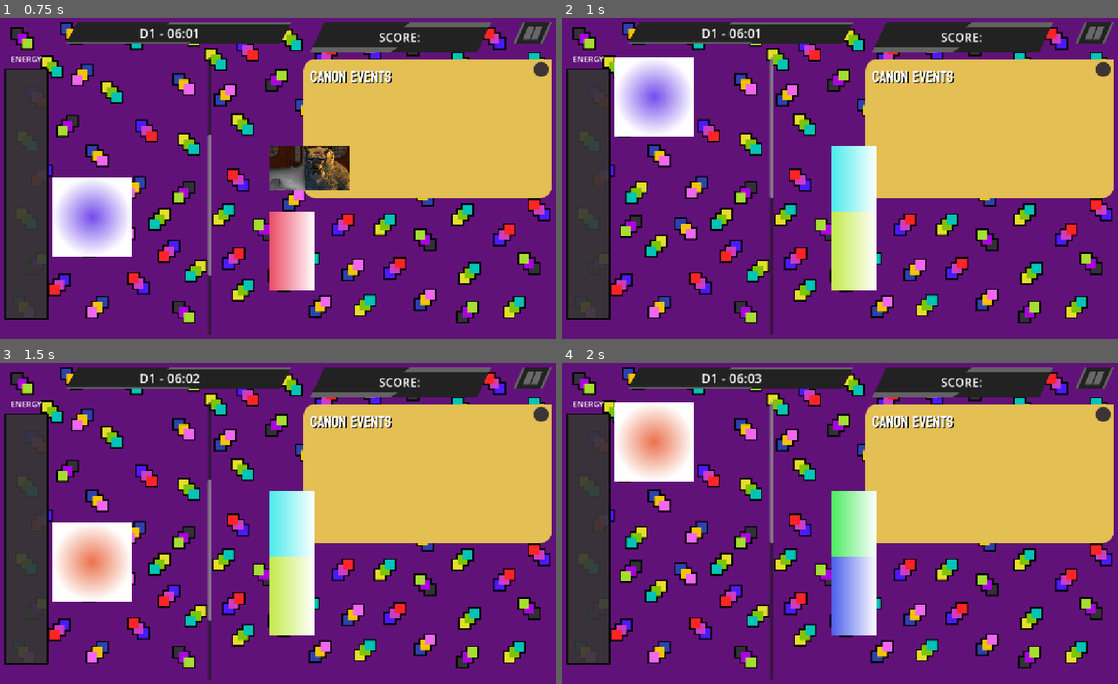
Above: before the commit, frames 1-4 (two rows, left to right).
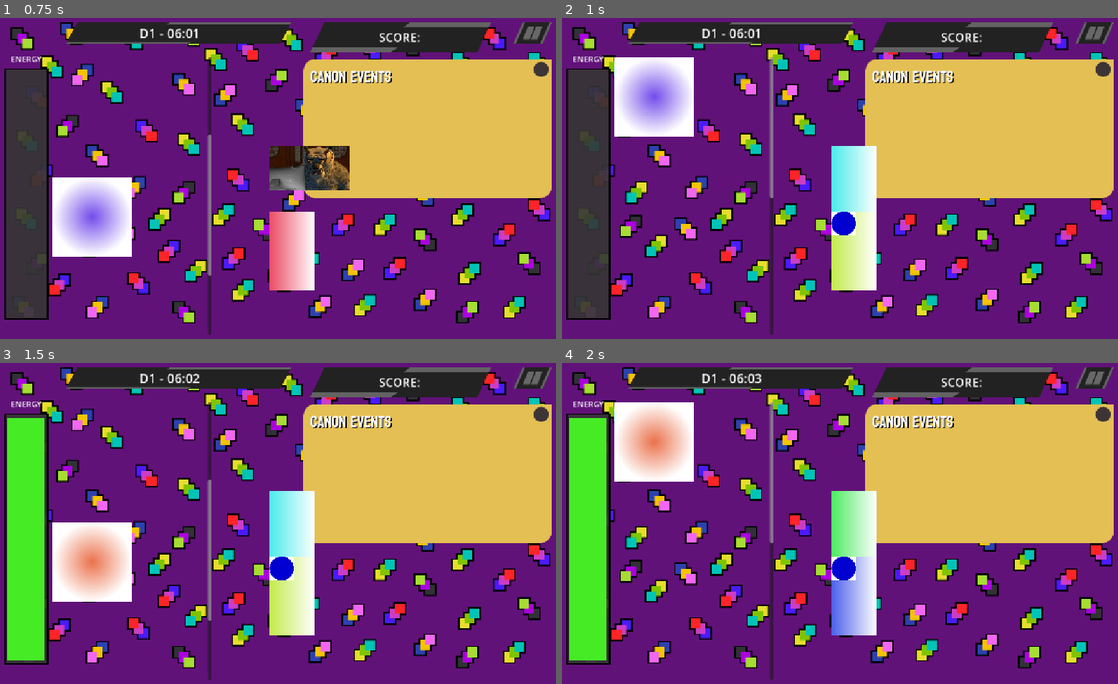
Above: after the commit, the same moments.

Repository: shi-reker/ScrollMaxxer
Game: Godot game, scene res://Scenes/main.tscn
Two runs of this game, one before a commit and one after it. Both use one fixed random seed, a clock stepped at 60 frames per second and the inputs below. The engine's default icon, where the game draws it, is replaced by a stand-in: a white triangle on a blue panel in a dark square.
Inputs (mouse positions are in pixels of both pictures, inside the frame that each line leads up to):
- Up to frame 1 (0.75 s): click (278, 146) at 0.5 s
- Up to frame 2 (1 s): no input
- Up to frame 3 (1.5 s): click (278, 555) at 1.25 s
- Up to frame 4 (2 s): no input

Frame 1 is identical in both runs. In frame 2, 0.3% of the frame differs, in the area x 48-53%, y 60-68%; in frame 3, 5.4%, in the area x 1-53%, y 17-93%; in frame 4, 5.4%.

Commit message:
new feature memes have effects

Diff:
--- a/Scenes/main.tscn
+++ b/Scenes/main.tscn
@@ -18,6 +18,7 @@
 [ext_resource type="Texture2D" uid="uid://cio0vle2etfd2" path="res://assets/UI/energy bar empty.png" id="16_k12tt"]
 [ext_resource type="Texture2D" uid="uid://bnk3bijegpm7t" path="res://assets/UI/energy bar fill.png" id="17_h1bgf"]
 [ext_resource type="Script" uid="uid://c1o0exdrug8nc" path="res://scripts/energy_bar.gd" id="18_hibaj"]
+[ext_resource type="Script" uid="uid://bca1gqk2wtdgm" path="res://scripts/effect_manager.gd" id="19_fevyy"]
 
 [sub_resource type="SystemFont" id="SystemFont_pkeh2"]
 subpixel_positioning = 0
@@ -33,13 +34,14 @@
 font = SubResource("SystemFont_c53bp")
 font_size = 24
 
-[node name="Main" type="Node2D" unique_id=1606289912 node_paths=PackedStringArray("cur_content", "content_manager", "meme_manager", "clock", "energyBar")]
+[node name="Main" type="Node2D" unique_id=1606289912 node_paths=PackedStringArray("cur_content", "content_manager", "meme_manager", "clock", "energyBar", "combo_counter", "effect_manager")]
 script = ExtResource("1_fdnlq")
 cur_content = NodePath("BG layer/UI layer/ContentManager/ContentList/Content")
 content_manager = NodePath("BG layer/UI layer/ContentManager")
 meme_manager = NodePath("BG layer/UI layer/MemeManager")
 clock = NodePath("BG layer/UI layer/TimeCounter/Date&TimeText")
 energyBar = NodePath("BG layer/UI layer/EnergyBar")
+effect_manager = NodePath("EffectManager")
 
 [node name="Camera2D" type="Camera2D" parent="." unique_id=1863998892]
 anchor_mode = 0
@@ -229,5 +231,8 @@
 text = "Energy"
 uppercase = true
 
+[node name="EffectManager" type="Node" parent="." unique_id=744317371]
+script = ExtResource("19_fevyy")
+
 [connection signal="meme_selected" from="BG layer/UI layer/MemeManager" to="." method="_on_meme_manager_meme_selected"]
 [connection signal="scrolled" from="BG layer/UI layer/ContentManager" to="." method="_on_content_manager_scrolled"]
--- a/Scenes/meme.tscn
+++ b/Scenes/meme.tscn
@@ -4,14 +4,21 @@
 [ext_resource type="Resource" uid="uid://bdpo7ionnm4xe" path="res://resources/memes/normie/like/10of10.tres" id="2_jf8d7"]
 [ext_resource type="Texture2D" uid="uid://cedjq3opc11d6" path="res://assets/10of10.jpg" id="3_jf8d7"]
 
-[node name="Meme" type="TextureButton" unique_id=1212883254 node_paths=PackedStringArray("sprite")]
+[node name="Meme" type="TextureButton" unique_id=1212883254 node_paths=PackedStringArray("meme_sprite", "effect_sprite")]
 script = ExtResource("1_65bqg")
-sprite = NodePath("TextureRect")
+meme_sprite = NodePath("MemeSprite")
+effect_sprite = NodePath("EffectSprite")
 meme_stats = ExtResource("2_jf8d7")
 
-[node name="TextureRect" type="TextureRect" parent="." unique_id=808300281]
+[node name="MemeSprite" type="TextureRect" parent="." unique_id=808300281]
 layout_mode = 0
 offset_right = 40.0
 offset_bottom = 40.0
 scale = Vector2(0.31189084, 0.31189084)
 texture = ExtResource("3_jf8d7")
+
+[node name="EffectSprite" type="TextureRect" parent="." unique_id=602120311]
+layout_mode = 1
+offset_right = 128.0
+offset_bottom = 128.0
+scale = Vector2(0.305, 0.305)
--- a/assets/temp_content_sprite.tres
+++ b/assets/temp_content_sprite.tres
@@ -1,13 +1,8 @@
-[gd_resource type="GradientTexture2D" format=3 uid="uid://dxpydi4ure1vc"]
+[gd_resource type="GradientTexture2D" format=3 uid="uid://bdtxubpj2gsv0"]
 
-[sub_resource type="Gradient" id="Gradient_lgyhx"]
-offsets = PackedFloat32Array(0.9961832, 1)
-colors = PackedColorArray(0, 0, 0.8156863, 1, 1, 1, 1, 1)
+[sub_resource type="Gradient" id="Gradient_mj5aw"]
 
 [resource]
-gradient = SubResource("Gradient_lgyhx")
-width = 160
-height = 160
-fill = 1
-fill_from = Vector2(0.5, 0.5)
-fill_to = Vector2(0.5, 0)
+gradient = SubResource("Gradient_mj5aw")
+width = 320
+height = 560
--- /dev/null
+++ b/assets/temp_effect_sprite.tres
@@ -0,0 +1,13 @@
+[gd_resource type="GradientTexture2D" format=3 uid="uid://cb4sha6ixej7v"]
+
+[sub_resource type="Gradient" id="Gradient_lgyhx"]
+offsets = PackedFloat32Array(0.9961832, 1)
+colors = PackedColorArray(0, 0, 0.8156863, 1, 1, 1, 1, 1)
+
+[resource]
+gradient = SubResource("Gradient_lgyhx")
+width = 160
+height = 160
+fill = 1
+fill_from = Vector2(0.5, 0.5)
+fill_to = Vector2(0.5, 0)
--- a/assets/temp_meme_sprite.tres
+++ b/assets/temp_meme_sprite.tres
@@ -1,8 +1,13 @@
-[gd_resource type="GradientTexture2D" format=3 uid="uid://bdtxubpj2gsv0"]
+[gd_resource type="GradientTexture2D" format=3 uid="uid://dxpydi4ure1vc"]
 
-[sub_resource type="Gradient" id="Gradient_mj5aw"]
+[sub_resource type="Gradient" id="Gradient_lgyhx"]
+offsets = PackedFloat32Array(0.9961832, 1)
+colors = PackedColorArray(0.51953214, 0, 0.078373976, 1, 1, 1, 1, 1)
 
 [resource]
-gradient = SubResource("Gradient_mj5aw")
-width = 320
-height = 560
+gradient = SubResource("Gradient_lgyhx")
+width = 40
+height = 40
+fill = 1
+fill_from = Vector2(0.5, 0.5)
+fill_to = Vector2(0.5, 0)
--- a/scripts/autoloads/enums.gd
+++ b/scripts/autoloads/enums.gd
@@ -6,6 +6,13 @@
 
 enum Genre {
 	FUNNY, EDUCATIONAL, ENTERTAINMENT
+}
+
+enum Effect{
+	MORE_ENERGY,
+	ZERO_ENERGY,
+	TIME_STOP,
+	FINNISH_TASK
 }
 
 enum Meme {
--- /dev/null
+++ b/scripts/effect_manager.gd
@@ -0,0 +1,16 @@
+extends Node
+class_name EffectManager
+
+var active_effects: Array[Enums.Effect] = []
+@onready var world: Main = $".."
+
+func add_effect(new_effect: Enums.Effect):
+	match(new_effect):
+		Enums.Effect.MORE_ENERGY:
+			world.energy = world.energy + 50
+		Enums.Effect.ZERO_ENERGY:
+			pass
+		Enums.Effect.TIME_STOP:
+			pass
+		Enums.Effect.FINNISH_TASK:
+			pass
--- a/scripts/main/main.gd
+++ b/scripts/main/main.gd
@@ -24,6 +24,7 @@
 @export var clock:Label
 @export var energyBar:EnergyBar
 @export var combo_counter: ComboCounter
+@export var effect_manager: EffectManager
 
 func _process(delta: float) -> void:
 	if clockCounter >= 0.5:
@@ -39,6 +40,11 @@
 		correct_meme_animations()
 	else:
 		wrong_meme_animations()
+
+	if meme_manager.is_effect_exist:
+		var effect: Enums.Effect = meme_manager.existing_effect
+		effect_manager.add_effect(effect)
+
 	content_manager.next_content()
 
 func update_score():
--- a/scripts/memes/meme.gd
+++ b/scripts/memes/meme.gd
@@ -4,7 +4,9 @@
 
 @export var max_x: int = 160
 @export var max_y: int = 160
-@export var sprite: TextureRect
+@export var meme_sprite: TextureRect
+@export var effect_sprite: TextureRect
+
 
 @export var meme_stats: MemeStats:
 	set(value):
@@ -13,6 +15,7 @@
 
 func _ready() -> void:
 	_apply_stats()
+	effect_ready()
 
 func _apply_stats(new_stats: MemeStats = null) -> void:
 	if new_stats != null:
@@ -21,20 +24,29 @@
 		return
 	var tex := meme_stats.texture
 
-	if sprite and sprite.texture != tex:
-		sprite.texture = tex
+	if meme_sprite and meme_sprite.texture != tex:
+		meme_sprite.texture = tex
 	_resize_sprite_to_fit()
 
+func prepaire_effect(texture: Texture2D):
+	effect_sprite.show()
+	effect_sprite.texture = texture
+func remove_effect():
+	effect_sprite.hide()
+func effect_ready():
+	# effect animations
+	pass
+
 func _resize_sprite_to_fit() -> void:
-	if not sprite:
+	if not meme_sprite:
 		return
-	var texture_size: Vector2 = sprite.texture.get_size()
+	var texture_size: Vector2 = meme_sprite.texture.get_size()
 	if texture_size.x == 0 or texture_size.y == 0:
 		return
 	var scale_factor_x: float = max_x / texture_size.x
 	var scale_factor_y: float = max_y / texture_size.y
 	var final_scale: float = min(scale_factor_x, scale_factor_y)
 	if final_scale < 1.0:
-		sprite.scale = Vector2(final_scale, final_scale)
+		meme_sprite.scale = Vector2(final_scale, final_scale)
 	else:
-		sprite.scale = Vector2.ONE # Reset to original size if it naturally fits
+		meme_sprite.scale = Vector2.ONE # Reset to original size if it naturally fits
--- a/scripts/memes/meme_manager.gd
+++ b/scripts/memes/meme_manager.gd
@@ -8,6 +8,11 @@
 var leftover_memes: Array = Enums.Meme.values()
 var memes_on_hand: Array[Enums.Meme] = []
 var meme_nodes: Array[Meme] = []
+
+var rng = RandomNumberGenerator.new()
+var effected_meme: Meme = null
+var is_effect_exist: bool = false
+var existing_effect: Enums.Effect
 
 func _ready() -> void:
 	for meme in get_children():
@@ -35,6 +40,8 @@
 			new_meme_stats = random_meme()
 		meme.meme_stats = new_meme_stats
 
+	add_random_effect()
+
 func random_meme() -> MemeStats:
 	var new_meme = leftover_memes.pick_random()
 	leftover_memes.erase(new_meme)
@@ -46,7 +53,27 @@
 	var candidates: Array[Enums.Meme] = Enums.meme_of_g_and_e[content_genre][emotion]
 	return candidates.pick_random()
 
+func add_random_effect():
+	if effected_meme != null:
+		effected_meme.remove_effect()
+	if 0 == (randi() % 2):
+		is_effect_exist = false
+		return
+	is_effect_exist = true
+	existing_effect = Enums.Effect.values().pick_random()
+	existing_effect = Enums.Effect.MORE_ENERGY
+	effected_meme = meme_nodes.pick_random()
+	effected_meme.prepaire_effect(texture_of_effect[existing_effect])
+
+
 
 func _on_meme_pressed(pressed_meme: Meme) -> void:
 	print_debug(pressed_meme.meme_stats.code)
 	meme_selected.emit(pressed_meme)
+
+var texture_of_effect: Dictionary[Enums.Effect, Texture2D] = {
+	Enums.Effect.MORE_ENERGY: load("res://assets/temp_effect_sprite.tres"),
+	Enums.Effect.ZERO_ENERGY : load("res://assets/temp_effect_sprite.tres"),
+	Enums.Effect.TIME_STOP: load("res://assets/temp_effect_sprite.tres"),
+	Enums.Effect.FINNISH_TASK: load("res://assets/temp_effect_sprite.tres"),
+}
Not shown, added: scripts/effect_manager.gd.uid
